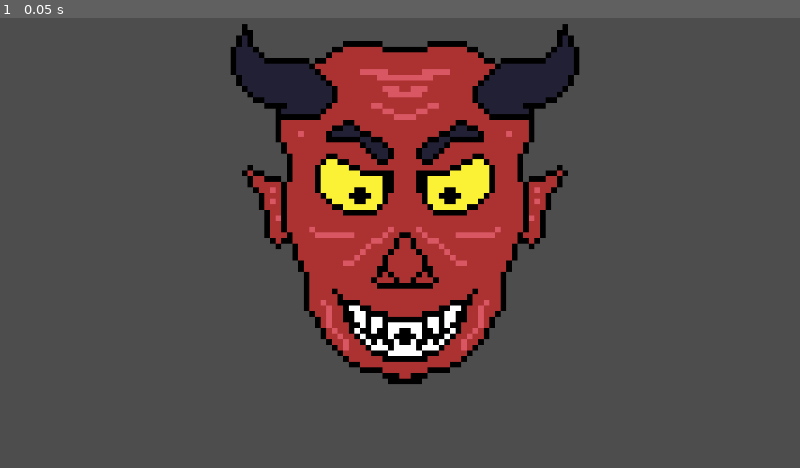
Above: before the commit, frame 1.
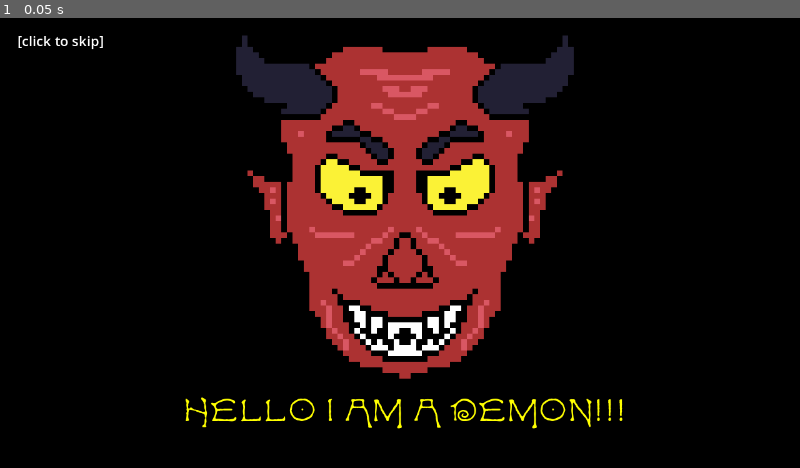
Above: after the commit, the same moment.

Repository: adrientremblay/ld55
Game: Godot game, scene res://DemonScene.tscn
The game is run twice, just before and just after one commit, with the same random seed, the same clock (stepped at 60 frames per second) and the same inputs. This scene is started directly instead of the project's main scene.
Inputs:
- Up to frame 1 (0.05 s): no input

The runs differ from the first frame. In frame 1, 78% of the frame differs, in the area x 0-100%, y 0-100%.

Commit message:
Made a basic demon scene

Diff:
--- a/DemonScene.tscn
+++ b/DemonScene.tscn
@@ -1,6 +1,7 @@
-[gd_scene load_steps=5 format=3 uid="uid://bbo2kwetjuaqc"]
+[gd_scene load_steps=8 format=3 uid="uid://bbo2kwetjuaqc"]
 
 [ext_resource type="Texture2D" uid="uid://crmisd5rntwpl" path="res://assets/images/demon1-Sheet.png" id="1_bxwxo"]
+[ext_resource type="FontFile" uid="uid://dt4kihwdejs7g" path="res://assets/fonts/Caprice.ttf" id="2_s3uvv"]
 
 [sub_resource type="AtlasTexture" id="AtlasTexture_t7idv"]
 atlas = ExtResource("1_bxwxo")
@@ -24,10 +25,57 @@
 "speed": 5.0
 }]
 
-[node name="DemonScene" type="Node2D"]
+[sub_resource type="LabelSettings" id="LabelSettings_hf6am"]
+font_size = 22
+
+[sub_resource type="LabelSettings" id="LabelSettings_tnlri"]
+font = ExtResource("2_s3uvv")
+font_size = 50
+
+[node name="DemonScene" type="Control"]
+layout_mode = 3
+anchors_preset = 0
+offset_right = 40.0
+offset_bottom = 40.0
+
+[node name="ColorRect" type="ColorRect" parent="."]
+layout_mode = 1
+anchors_preset = 15
+anchor_right = 1.0
+anchor_bottom = 1.0
+offset_right = 1240.0
+offset_bottom = 680.0
+grow_horizontal = 2
+grow_vertical = 2
+color = Color(0, 0, 0, 1)
 
 [node name="DemonFace" type="AnimatedSprite2D" parent="."]
 position = Vector2(648, 298)
 scale = Vector2(9, 9)
 sprite_frames = SubResource("SpriteFrames_2gw6p")
-frame_progress = 0.957621
+frame_progress = 0.112093
+
+[node name="SkipText" type="Label" parent="."]
+layout_mode = 1
+anchors_preset = 2
+anchor_top = 1.0
+anchor_bottom = 1.0
+offset_left = 28.0
+offset_top = -19.0
+offset_right = 308.0
+offset_bottom = 13.0
+grow_vertical = 0
+text = "[click to skip]"
+label_settings = SubResource("LabelSettings_hf6am")
+
+[node name="Label2" type="Label" parent="."]
+modulate = Color(1, 1, 0, 1)
+layout_mode = 0
+offset_left = 168.0
+offset_top = 589.0
+offset_right = 1131.0
+offset_bottom = 672.0
+text = "HELLO I AM A DEMON!!!"
+label_settings = SubResource("LabelSettings_tnlri")
+horizontal_alignment = 1
+vertical_alignment = 1
--- a/scenes/main.tscn
+++ b/scenes/main.tscn
@@ -1,11 +1,10 @@
-[gd_scene load_steps=7 format=3 uid="uid://dft06i0o7a16r"]
+[gd_scene load_steps=6 format=3 uid="uid://dft06i0o7a16r"]
 
 [ext_resource type="Script" path="res://scenes/main.gd" id="1_p50c6"]
 [ext_resource type="PackedScene" uid="uid://cy3mptasstq5l" path="res://scenes/altar.tscn" id="2_64s2l"]
 [ext_resource type="PackedScene" uid="uid://dbnxiup0a0586" path="res://scenes/offering_spawner.tscn" id="3_r0mkk"]
 [ext_resource type="Texture2D" uid="uid://b2pi2pwbsw77p" path="res://assets/images/table.png" id="4_6om3k"]
 [ext_resource type="PackedScene" uid="uid://h5uegdst2jew" path="res://scenes/grimoire.tscn" id="5_qrky2"]
-[ext_resource type="Texture2D" uid="uid://dycy4yhse4k02" path="res://assets/images/demon1.png" id="6_mb1sc"]
 
 [node name="Main" type="Node2D"]
 script = ExtResource("1_p50c6")
@@ -26,22 +25,5 @@
 
 [node name="Grimoire" parent="." instance=ExtResource("5_qrky2")]
 
-[node name="DemonWindow" type="MarginContainer" parent="."]
-visible = false
-offset_left = 365.0
-offset_top = 66.0
-offset_right = 926.0
-offset_bottom = 632.0
-size_flags_horizontal = 0
-
-[node name="TextureRect" type="TextureRect" parent="DemonWindow"]
-layout_mode = 2
-texture = ExtResource("6_mb1sc")
-
-[node name="Label" type="Label" parent="DemonWindow"]
-layout_mode = 2
-text = "YOU HAVE SUMMONED ME MORTAL!!!"
-horizontal_alignment = 1
-
 [connection signal="altar_check" from="ObjectSpawner" to="." method="_on_object_spawner_altar_check"]
 [connection signal="spawn_object" from="ObjectSpawner" to="." method="_on_object_spawner_spawn_object"]
Binary file added: assets/fonts/Caprice.ttf
Not shown, added: assets/fonts/Caprice.ttf.import
